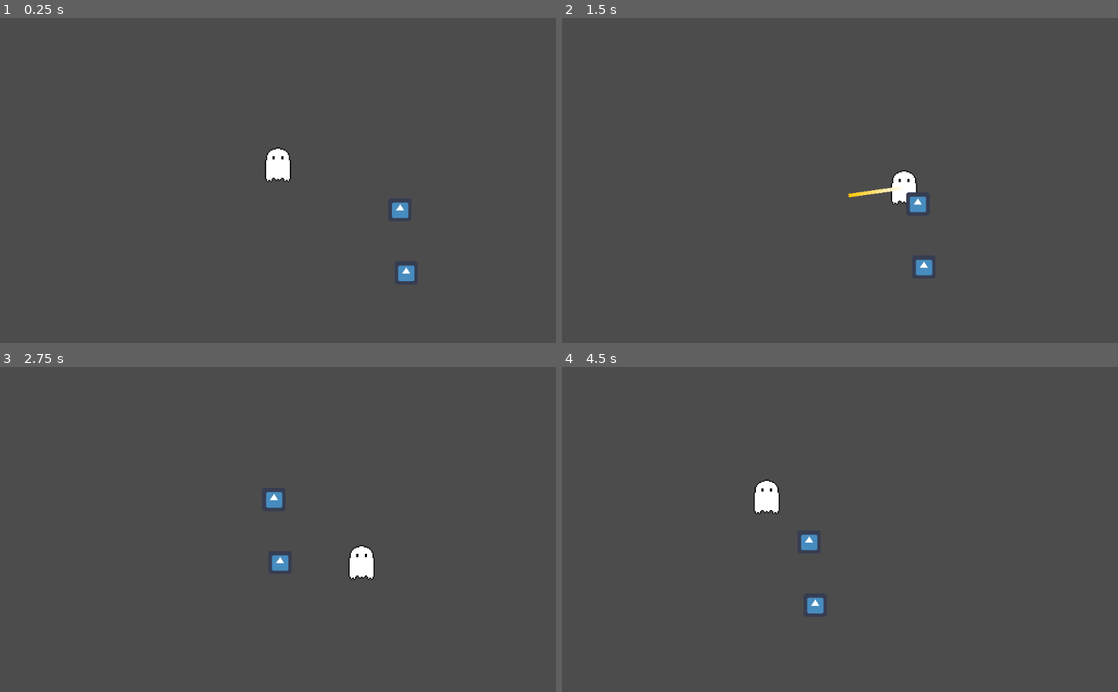
Above: before the commit, frames 1-4 (two rows, left to right).
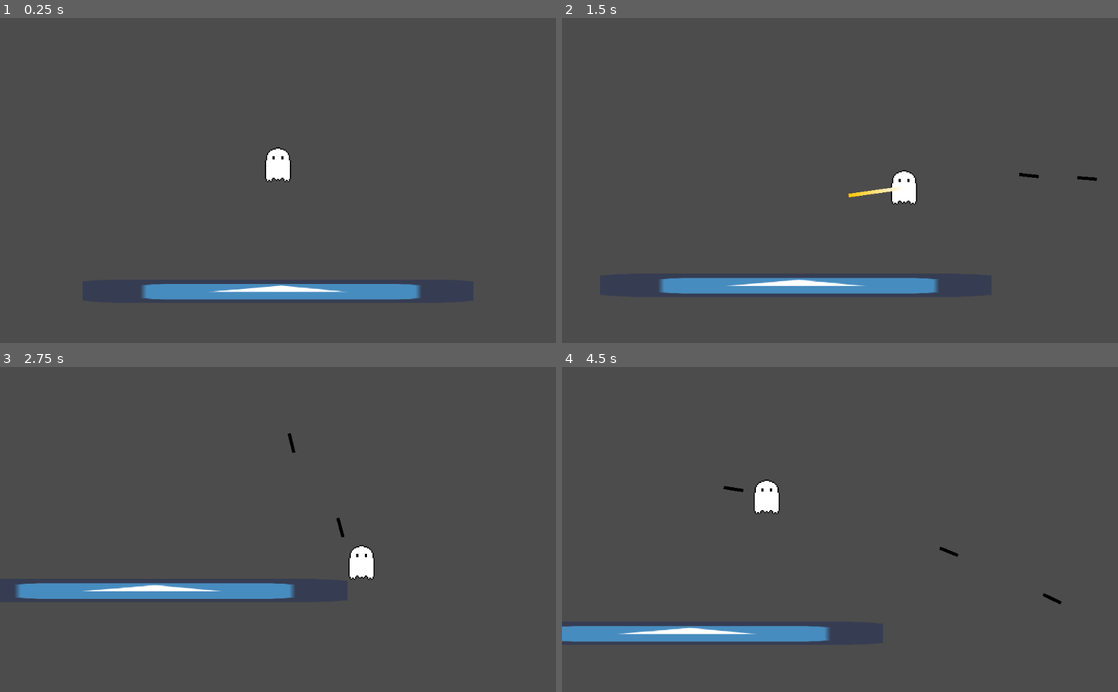
Above: after the commit, the same moments.

Repository: arnette-thomas/gmtk2021
Game: Godot game, scene res://scenes/World1.tscn
Two runs of this game, one before a commit and one after it. Both use one fixed random seed, a clock stepped at 60 frames per second and the inputs below. The engine's default icon, where the game draws it, is replaced by a stand-in: a white triangle on a blue panel in a dark square.
Inputs (mouse positions are in pixels of both pictures, inside the frame that each line leads up to):
- Up to frame 1 (0.25 s): no input
- Up to frame 2 (1.5 s): move the mouse to (962, 164) at 0.52 s; press the mouse at (962, 164) at 0.53 s; hold D (right) 0.53-1.28 s; move the mouse to (728, 196) at 1.27 s; release the mouse at (728, 196) at 1.28 s; hold S (down) from 1.28 s (still down); right-click (728, 196) at 1.35 s
- Up to frame 3 (2.75 s): click (166, 545) at 1.55 s; move the mouse to (333, 458) at 2.02 s; release S (down) at 2.03 s; press the mouse at (333, 458) at 2.03 s; hold D (right) from 2.03 s (still down)
- Up to frame 4 (4.5 s): move the mouse to (812, 594) at 2.77 s; release D (right) at 2.78 s; release the mouse at (812, 594) at 2.78 s; hold Z (up) 2.78-3.53 s; click (812, 594) at 2.85 s; move the mouse to (1006, 578) at 3.52 s; press the mouse at (1006, 578) at 3.53 s; hold Q (left) from 3.53 s (still down); right-click (1006, 578) at 3.6 s; move the mouse to (673, 480) at 4.27 s; release the mouse at (673, 480) at 4.28 s; click (673, 480) at 4.35 s

The runs differ from the first frame. In frame 1, 2.7% of the frame differs, in the area x 25-76%, y 56-87%; in frame 2, 2.8%, in the area x 17-97%, y 47-85%; in frame 3, 2.8%; in frame 4, 2.8%.

Commit message:
FIRE
comme dans les écoles aux USA, on peut maintenant tirer avec un pistolet
Et merci à @arnette-thomas qui a fait les effets de particules contre les murs

Diff:
--- a/project.godot
+++ b/project.godot
@@ -7,6 +7,16 @@
 ;   param=value ; assign values to parameters
 
 config_version=4
+
+_global_script_classes=[ {
+"base": "Object",
+"class": "GunBase",
+"language": "GDScript",
+"path": "res://scripts/base_gun.gd"
+} ]
+_global_script_class_icons={
+"GunBase": ""
+}
 
 [application]
 
@@ -68,6 +78,12 @@
 "events": [ Object(InputEventJoypadMotion,"resource_local_to_scene":false,"resource_name":"","device":0,"axis":3,"axis_value":1.0,"script":null)
  ]
 }
+fire_bullet={
+"deadzone": 0.1,
+"events": [ Object(InputEventMouseButton,"resource_local_to_scene":false,"resource_name":"","device":0,"alt":false,"shift":false,"control":false,"meta":false,"command":false,"button_mask":0,"position":Vector2( 0, 0 ),"global_position":Vector2( 0, 0 ),"factor":1.0,"button_index":1,"pressed":false,"doubleclick":false,"script":null)
+, Object(InputEventJoypadButton,"resource_local_to_scene":false,"resource_name":"","device":0,"button_index":4,"pressure":0.0,"pressed":false,"script":null)
+ ]
+}
 
 [physics]
 
--- /dev/null
+++ b/scenes/Bullet.tscn
@@ -0,0 +1,37 @@
+[gd_scene load_steps=4 format=2]
+
+[ext_resource path="res://icon.png" type="Texture" id=1]
+[ext_resource path="res://scripts/Bullet.gd" type="Script" id=2]
+
+[sub_resource type="RectangleShape2D" id=1]
+extents = Vector2( 40.0223, 4.99078 )
+
+[node name="Bullet" type="Node2D"]
+script = ExtResource( 2 )
+
+[node name="Sprite" type="Sprite" parent="."]
+modulate = Color( 0, 0, 0, 1 )
+rotation = 1.5708
+scale = Vector2( 0.138468, 0.858447 )
+texture = ExtResource( 1 )
+
+[node name="Area2D" type="Area2D" parent="."]
+
+[node name="CollisionShape2D" type="CollisionShape2D" parent="Area2D"]
+shape = SubResource( 1 )
+
+[node name="Particles2D" type="CPUParticles2D" parent="."]
+emitting = false
+amount = 25
+lifetime = 0.2
+one_shot = true
+explosiveness = 0.3
+randomness = 0.06
+lifetime_randomness = 0.43
+spread = 180.0
+gravity = Vector2( 0, 0 )
+initial_velocity = 400.0
+scale_amount = 8.0
+color = Color( 0, 0, 0, 1 )
+
+[connection signal="body_entered" from="Area2D" to="." method="_on_Area2D_body_entered"]
--- a/scenes/Chain.tscn
+++ b/scenes/Chain.tscn
@@ -36,10 +36,8 @@
 "values": [ Vector2( 1e-05, 1 ), Vector2( 1, 1 ) ]
 }
 
-[node name="Chain" type="KinematicBody2D"]
+[node name="Chain" type="Area2D"]
 position = Vector2( 0, -50 )
-collision_layer = 2
-collision_mask = 2
 script = ExtResource( 1 )
 
 [node name="Line" type="Line2D" parent="."]
--- a/scenes/Player.tscn
+++ b/scenes/Player.tscn
@@ -1,9 +1,8 @@
-[gd_scene load_steps=6 format=2]
+[gd_scene load_steps=5 format=2]
 
 [ext_resource path="res://scenes/Chain.tscn" type="PackedScene" id=1]
 [ext_resource path="res://sprites/ghost.png" type="Texture" id=2]
 [ext_resource path="res://scripts/Player.gd" type="Script" id=3]
-[ext_resource path="res://scripts/Chain.gd" type="Script" id=4]
 
 [sub_resource type="CapsuleShape2D" id=1]
 radius = 30.9263
@@ -22,8 +21,4 @@
 position = Vector2( 0, -50 )
 shape = SubResource( 1 )
 
-[node name="Chain" type="KinematicBody2D" parent="." instance=ExtResource( 1 )]
-position = Vector2( 0, -50 )
-collision_layer = 2
-collision_mask = 2
-script = ExtResource( 4 )
+[node name="Chain" parent="." instance=ExtResource( 1 )]
--- a/scenes/World1.tscn
+++ b/scenes/World1.tscn
@@ -1,7 +1,10 @@
-[gd_scene load_steps=3 format=2]
+[gd_scene load_steps=4 format=2]
 
 [ext_resource path="res://scenes/Player.tscn" type="PackedScene" id=1]
 [ext_resource path="res://icon.png" type="Texture" id=2]
+
+[sub_resource type="RectangleShape2D" id=1]
+extents = Vector2( 538.993, 31.4458 )
 
 [node name="World1" type="Node2D"]
 
@@ -11,6 +14,7 @@
 position = Vector2( 0, 0 )
 
 [node name="Camera2D" type="Camera2D" parent="YSort/Player"]
+rotation = -0.261799
 offset = Vector2( 0, -50 )
 current = true
 zoom = Vector2( 1.5, 1.5 )
@@ -20,10 +24,14 @@
 smoothing_enabled = true
 offset_v = 1.0
 
-[node name="icon" type="Sprite" parent="."]
-position = Vector2( 354.031, 249.64 )
+[node name="Wall" type="StaticBody2D" parent="." groups=[
+"walls",
+]]
+position = Vector2( 0, 300 )
+
+[node name="Sprite" type="Sprite" parent="Wall"]
+scale = Vector2( 16.8899, 1 )
 texture = ExtResource( 2 )
 
-[node name="icon2" type="Sprite" parent="."]
-position = Vector2( 337.213, 74.7332 )
-texture = ExtResource( 2 )
+[node name="CollisionShape2D" type="CollisionShape2D" parent="Wall"]
+shape = SubResource( 1 )
--- /dev/null
+++ b/scripts/Bullet.gd
@@ -0,0 +1,35 @@
+extends Node2D
+
+
+# Declare member variables here. Examples:
+# var a = 2
+# var b = "text"
+var speed : float
+
+var direction : Vector2
+
+onready var particles = $Particles2D
+
+# Called when the node enters the scene tree for the first time.
+func _ready():
+	rotation = direction.angle()
+
+
+# Called every frame. 'delta' is the elapsed time since the previous frame.
+func _process(delta):
+	position += direction * delta * speed
+
+	# Au cas où on sorte de l'écran
+	if position.x > 15000 or position.x < -15000 or \
+		position.y > 15000 or position.y < -15000:
+		queue_free()
+
+
+
+func _on_Area2D_body_entered(body):
+	if body.is_in_group("walls"):
+		particles.restart()
+		$Sprite.visible = false
+		speed = 0
+		yield(get_tree().create_timer(particles.lifetime), "timeout")
+		queue_free()
--- a/scripts/Chain.gd
+++ b/scripts/Chain.gd
@@ -1,4 +1,4 @@
-extends KinematicBody2D
+extends Area2D
 
 
 # Declare member variables here. Examples:
--- a/scripts/Player.gd
+++ b/scripts/Player.gd
@@ -11,10 +11,15 @@
 var capture_curr_range = 0
 const CAPTURE_GROW_SPEED = 100
 
+var fire_timer :=0.0
+
+var BasicGunClass := load("res://scripts/gun/Basic.gd")
+var current_gun : GunBase
+
+
 # Called when the node enters the scene tree for the first time.
 func _ready():
-	pass
-
+	current_gun = BasicGunClass.new()
 
 # Called every frame. 'delta' is the elapsed time since the previous frame.
 func _process(delta):
@@ -26,3 +31,15 @@
 
 	# Move player
 	move_and_collide(dir * MOVE_SPEED * delta)
+
+	# fire
+	fire_timer -= delta
+	if Input.is_action_pressed("fire_bullet") and fire_timer < 0:
+		fire()
+
+func fire():
+	fire_timer = current_gun.reload_time
+	var position_centered = position + Vector2.UP * 50
+	var bullets = current_gun.generate_bullets(position_centered, position_centered.direction_to(get_global_mouse_position()))
+	for b in bullets:
+		get_node("/root/World1").add_child(b)
--- /dev/null
+++ b/scripts/base_gun.gd
@@ -0,0 +1,17 @@
+class_name GunBase
+extends Object
+
+var velocity : float  # En pxl / s
+var spray_angle : float # En radians
+var reload_time : float  # En secondes
+
+
+func _init(velocity_ : float, spray_angle_ : float, reload_time_ : float):
+	velocity = velocity_
+	spray_angle = spray_angle_
+	reload_time = reload_time_
+
+# Retourne un tableau des bullets créés
+func generate_bullets(position : Vector2, direction : Vector2) -> Array:
+	print("/!\\ Do not call GunBase's default generate_bullet() function")
+	return []
--- /dev/null
+++ b/scripts/gun/Basic.gd
@@ -0,0 +1,20 @@
+extends GunBase
+
+
+const BULLET_SPEEEEEED := 1201
+const RELOAD_TIME := 0.3
+const SPRAY_ANGLE := deg2rad(15)
+const FIRING_SPEED := 0.2
+
+var bullet_scene := load("res://scenes/Bullet.tscn")
+
+func _init().(BULLET_SPEEEEEED, SPRAY_ANGLE, FIRING_SPEED) -> void:
+	pass
+
+
+func generate_bullets(position : Vector2, direction : Vector2) -> Array:
+	var bullet_instance = bullet_scene.instance()
+	bullet_instance.speed = BULLET_SPEEEEEED
+	bullet_instance.direction = direction
+	bullet_instance.position = position
+	return [bullet_instance]
--- /dev/null
+++ b/scripts/gun/Shotgun.gd
@@ -0,0 +1,20 @@
+extends GunBase
+
+
+const BULLET_SPEEEEEED := 1201
+const RELOAD_TIME := 0.3
+const SPRAY_ANGLE := deg2rad(15)
+const FIRING_SPEED := 0.2
+
+var bullet_scene := load("res://scenes/Bullet.tscn")
+
+func _init().(BULLET_SPEEEEEED, SPRAY_ANGLE, FIRING_SPEED) -> void:
+	pass
+
+
+func generate_bullets(position : Vector2, direction : Vector2) -> Array:
+	var bullet_instance = bullet_scene.instance()
+	bullet_instance.speed = BULLET_SPEEEEEED
+	bullet_instance.direction = direction
+	bullet_instance.position = position
+	return [bullet_instance]
